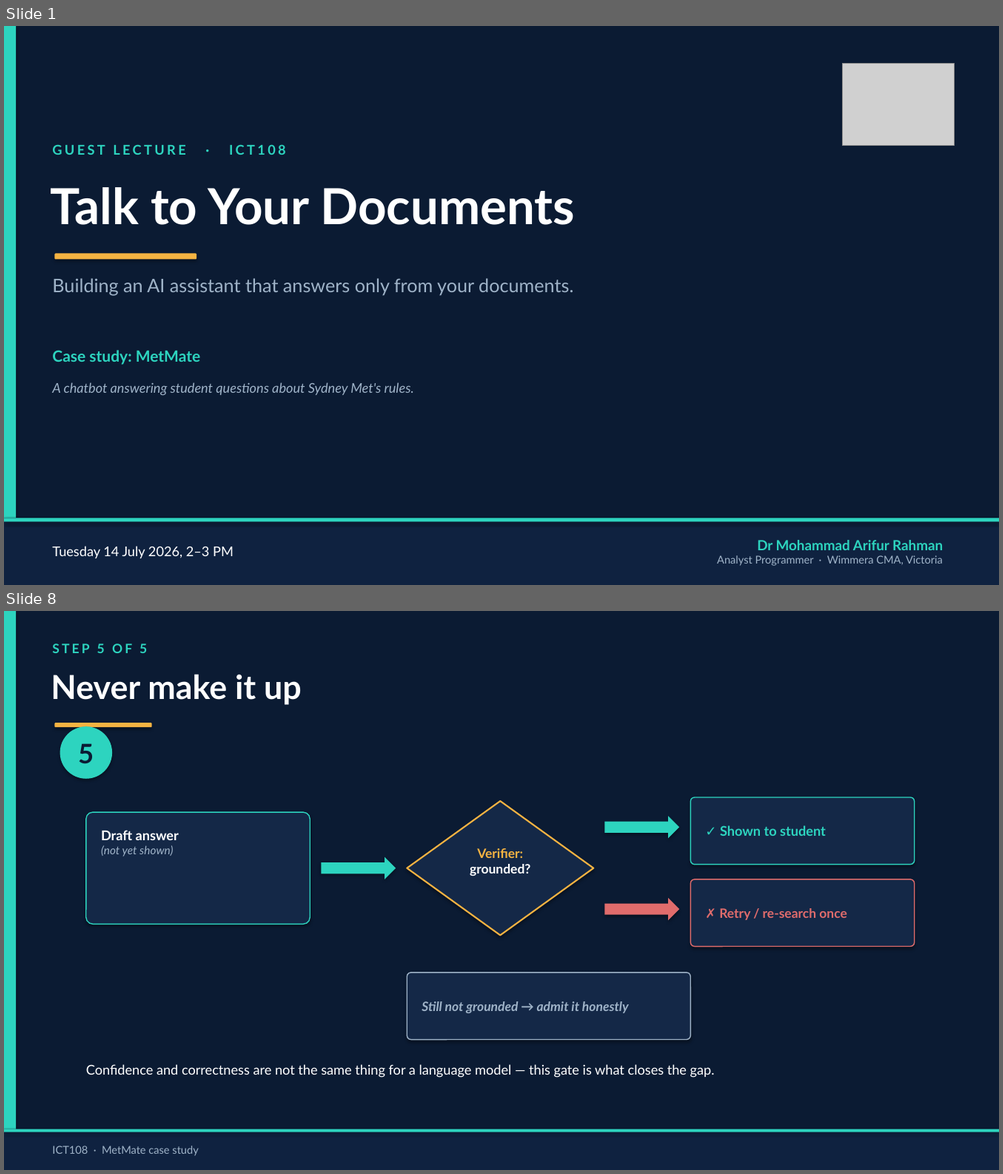
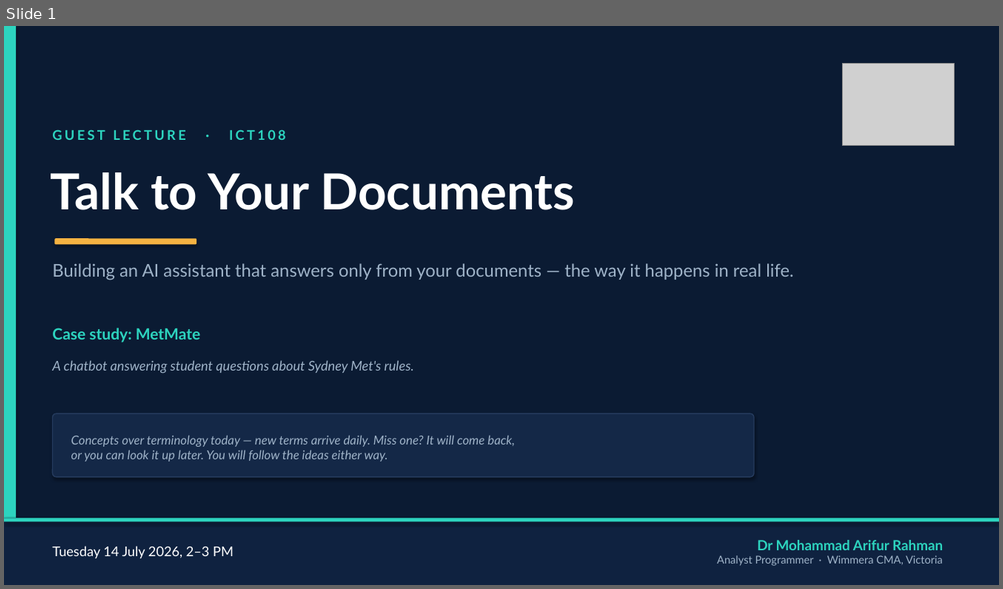
Before and after one commit to arifwcma/induction, a slide deck: lecture/deck.pptx. Shown one above the other, each under a label of ours: slides 1 and 8 before the commit, slide 1 after it; the slides between them are not shown. The pictures are 1003x1174 and 1003x589 pixels, drawn with LibreOffice and Linux fonts; fonts in the diff are those of the drawing; grey boxes stand for pictures. Boxes give left, top, right and bottom in pixels: in the first picture for what was removed or moved away, otherwise in the second. Text is boxed around its words. In the diff, an @@ line names an element or a change of style, - is before the commit and + after.

```diff
--- a/lecture/deck.pptx
+++ b/lecture/deck.pptx
@@ slide 8 removed at [4,611,999,1170], background #FFFFFF @@
@@ rectangle removed at [4,611,999,1170] @@
@@ rectangle removed at [4,611,16,1170] @@
@@ text removed at [52,644,147,653] @@
-STEP 5 OF 5
@@ text removed at [51,674,301,705] @@
-Never make it up
@@ rounded rectangle removed at [55,723,152,727] @@
@@ ellipse removed at [60,726,112,779] @@
-5
@@ diamond removed at [407,801,594,936] @@
@@ rounded rectangle removed at [691,797,914,865] @@
@@ rounded rectangle removed at [86,812,310,924] @@
@@ text removed at [101,830,179,857] @@
-Draft answer
-(not yet shown)
@@ right arrow removed at [605,816,679,839] @@
@@ text removed at [720,826,825,836] @@
-✓ Shown to student
@@ text removed at [469,849,530,876] @@
-Verifier:
-grounded?
@@ right arrow removed at [321,857,395,880] @@
@@ right arrow removed at [605,898,679,920] @@
@@ rounded rectangle removed at [691,880,914,947] @@
@@ text removed at [719,908,846,920] @@
-✗ Retry / re-search once
@@ rounded rectangle removed at [407,973,691,1040] @@
@@ text removed at [421,1002,629,1014] @@
-Still not grounded → admit it honestly
@@ text removed at [86,1065,714,1078] @@
-Confidence and correctness are not the same thing for a language model — this gate is what closes the gap.
@@ rectangle removed at [4,1130,999,1170] @@
@@ rectangle removed at [4,1130,999,1133] @@
@@ text removed at [52,1146,198,1156] @@
-ICT108 · MetMate case study
@@ slide 1 changed as well @@
@@ 2 texts, 1 rounded rectangle: place and size @@
-2 texts, 1 rounded rectangle at [50,144,575,260]
+2 texts, 1 rounded rectangle at [50,130,575,244]
@@ text at [52,264,794,281]: text changed; size 18 to 17 pt @@
-Building an AI assistant that answers only from your documents.
+Building an AI assistant that answers only from your documents — the way it happens in real life.
@@ text "Case study: MetMate": place and size @@
-text "Case study: MetMate" at [52,350,200,365]
+text "Case study: MetMate" at [52,328,200,343]
@@ text "A chatbot answering student questions ...": place and size @@
-text "A chatbot answering student questions ..." at [52,383,414,396]
+text "A chatbot answering student questions ..." at [52,360,414,374]
@@ rounded rectangle added at [53,414,754,477], fill #142847, outline #253B5E 1 pt @@
@@ text added at [71,435,515,462], 12 pt, text #9FB3C8, italic @@
+Concepts over terminology today — new terms arrive daily. Miss one? It will come back,
+or you can look it up later. You will follow the ideas either way.
```
Also in this commit, not shown: 2 other slides changed, 10 slides added, 5 other slides removed, 3 other files.
